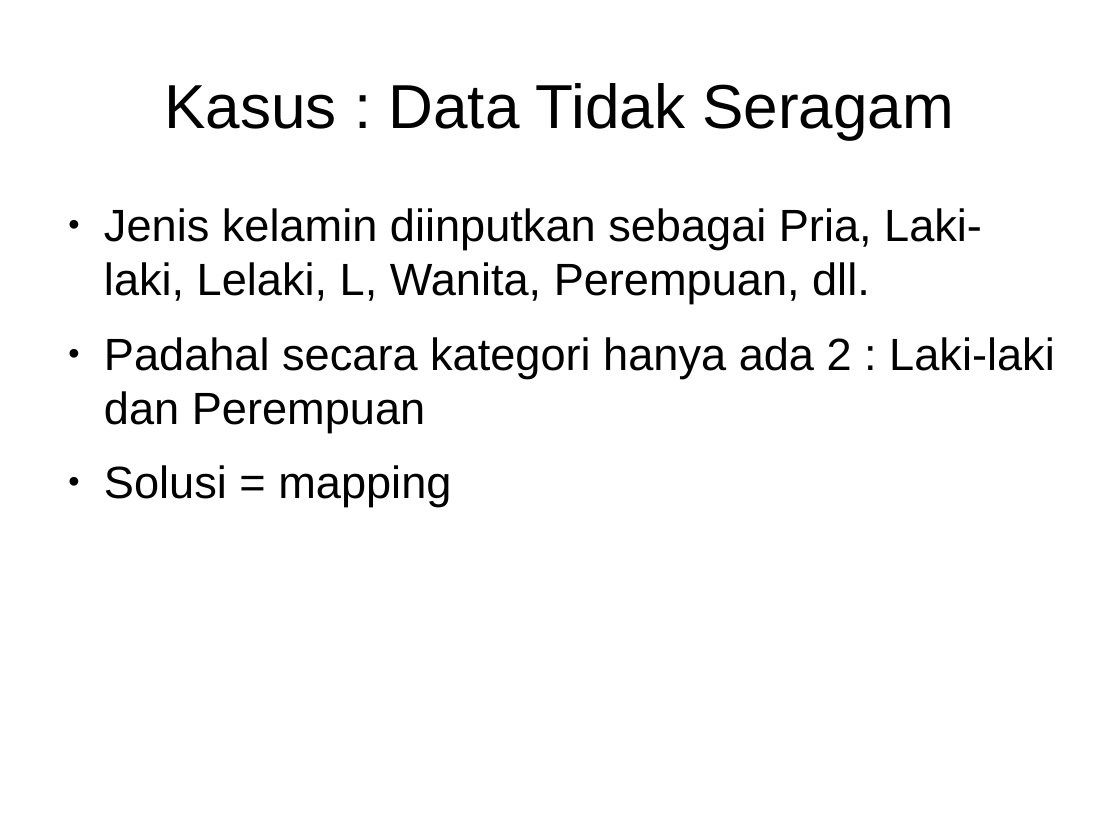
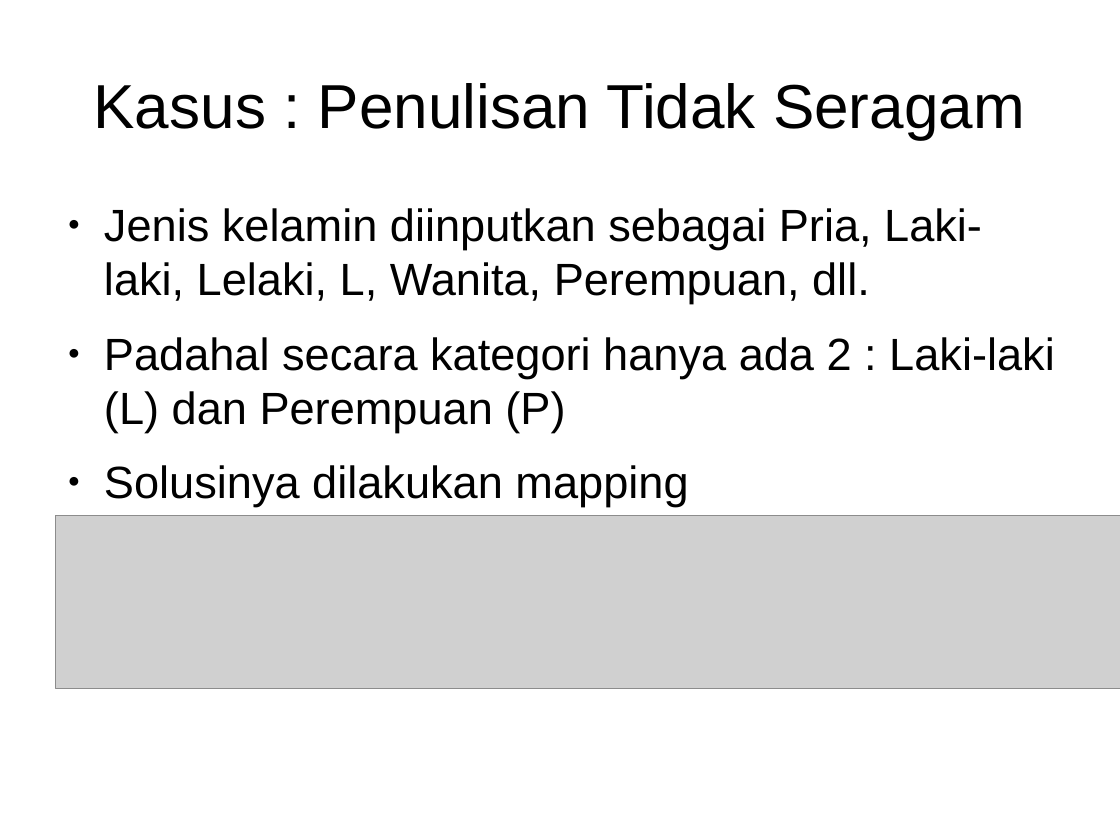
Before and after one commit to Arasy/SlidePythonDataScience, a slide deck: slide 18 of Ch4-Cleaning.odp (slide 16 before the commit). Drawn at 1120x840 pixels with LibreOffice and Linux fonts; fonts in the diff are those of the drawing; grey boxes stand for pictures. Boxes give left, top, right and bottom in pixels: in the first picture for what was removed or moved away, otherwise in the second. Text is boxed around its words. In the diff, an @@ line names an element or a change of style, - is before the commit and + after.

```diff
--- a/Ch4-Cleaning.odp
+++ b/Ch4-Cleaning.odp
@@ title at (94, 83, 1025, 139): text changed @@
-Kasus : Data Tidak Seragam
+Kasus : Penulisan Tidak Seragam
@@ text at (104, 337, 1055, 507): text changed @@
-● Padahal secara kategori hanya ada 2 : Laki-laki dan Perempuan
-● Solusi = mapping
+● Padahal secara kategori hanya ada 2 : Laki-laki (L) dan Perempuan (P)
+● Solusinya dilakukan mapping
@@ picture added at (56, 516, 1120, 689) @@
```
Also in this commit, not shown: 2 other slides changed, 3 slides added, 1 slide removed, 1 other file.
